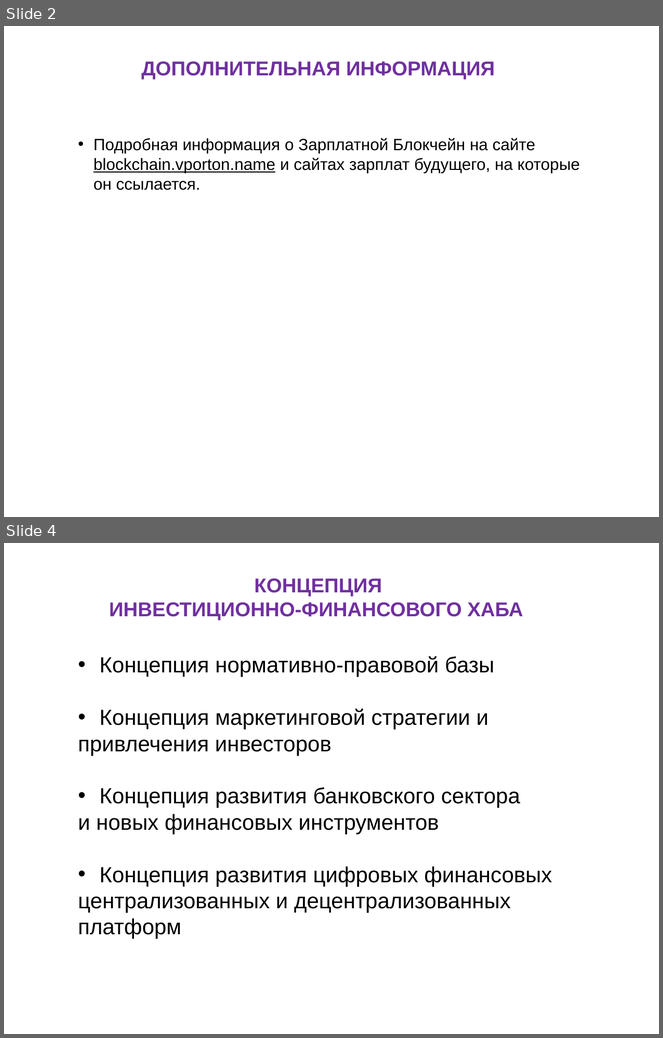
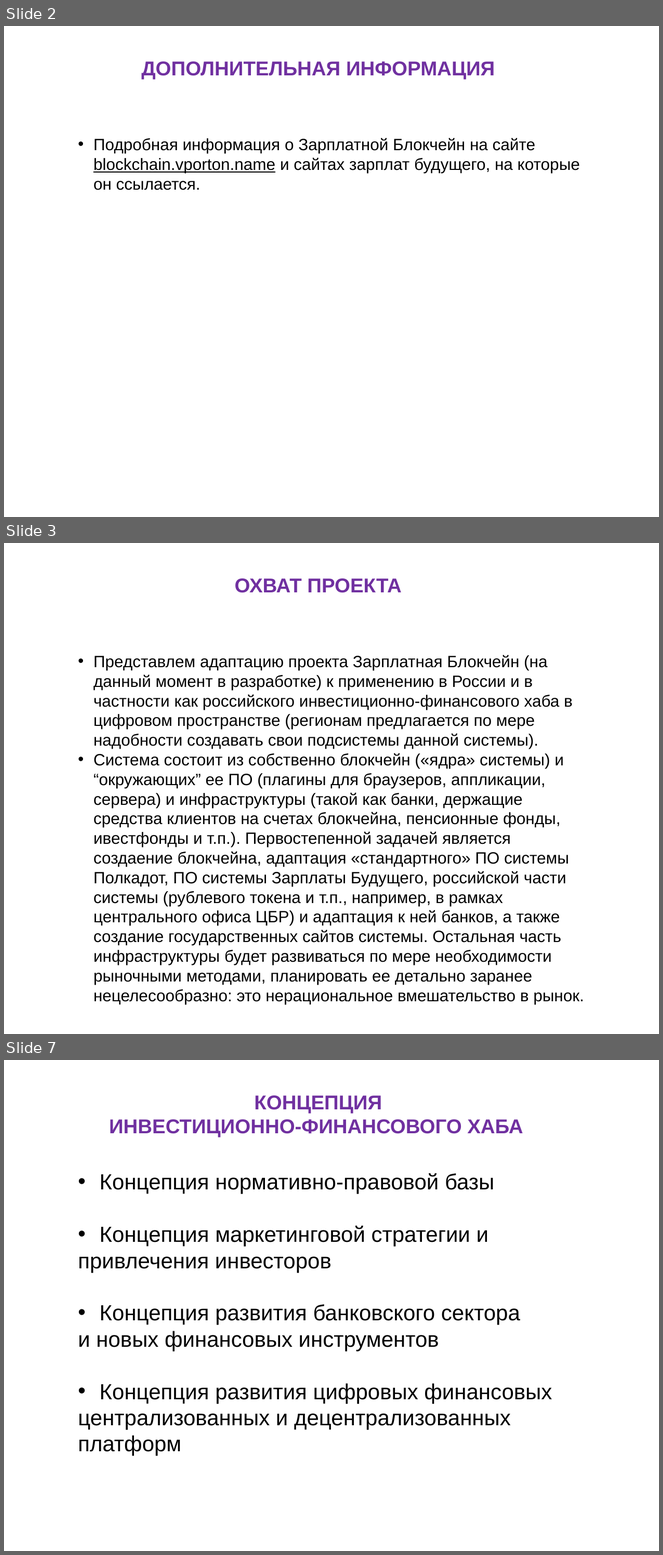
Before and after one commit to vporton/digital-breakthrough-2021, a slide deck: Цифровой-Прорыв.odp. Shown one above the other, each under a label of ours: slides 2 and 4 before the commit, slides 2, 3 and 7 after it; the slides between them are not shown. The pictures are 663x1038 and 663x1555 pixels, drawn with LibreOffice and Linux fonts; fonts in the diff are those of the drawing. Boxes give left, top, right and bottom in pixels: in the first picture for what was removed or moved away, otherwise in the second. Text is boxed around its words. In the diff, an @@ line names an element or a change of style, - is before the commit and + after.

```diff
--- a/Цифровой-Прорыв.odp
+++ b/Цифровой-Прорыв.odp
@@ slide 3 added at box(4, 543, 659, 1034), background #FFFFFF @@
@@ text added at box(235, 578, 401, 593), 22 pt, text #7030A0, bold @@
+ОХВАТ ПРОЕКТА
@@ text added at box(93, 655, 584, 1004), 18 pt, text #000000 @@
+• Представлем адаптацию проекта Зарплатная Блокчейн (на данный момент в разработке) к применению в России и в частности как российского инвестиционно-финансового хаба в цифровом пространстве (регионам предлагается по мере надобности создавать свои подсистемы данной системы).
+• Система состоит из собственно блокчейн («ядра» системы) и “окружающих” ее ПО (плагины для браузеров, аппликации, сервера) и инфраструктуры (такой как банки, держащие средства клиентов на счетах блокчейна, пенсионные фонды, ивестфонды и т.п.). Первостепенной задачей является создаение блокчейна, адаптация «стандартного» ПО системы Полкадот, ПО системы Зарплаты Будущего, российской части системы (рублевого токена и т.п., например, в рамках центрального офиса ЦБР) и адаптация к ней банков, а также создание государственных сайтов системы. Остальная часть инфраструктуры будет развиваться по мере необходимости рыночными методами, планировать ее детально заранее нецелесообразно: это нерациональное вмешательство в рынок.
@@ what was slide 4 is now slide 7 @@
```
Also in this commit, not shown: 7 slides changed, 3 other slides added, 1 other file.
